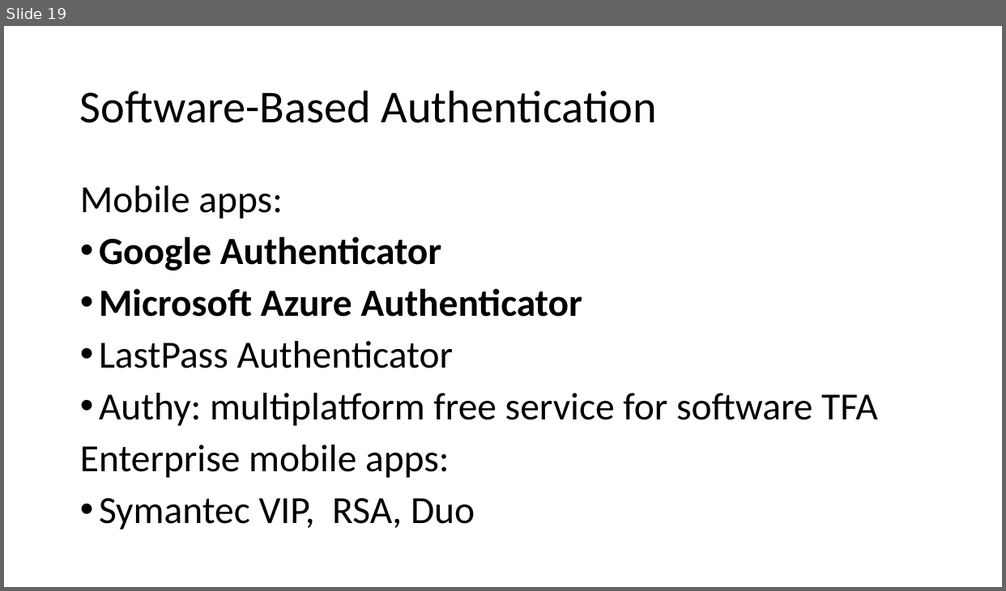
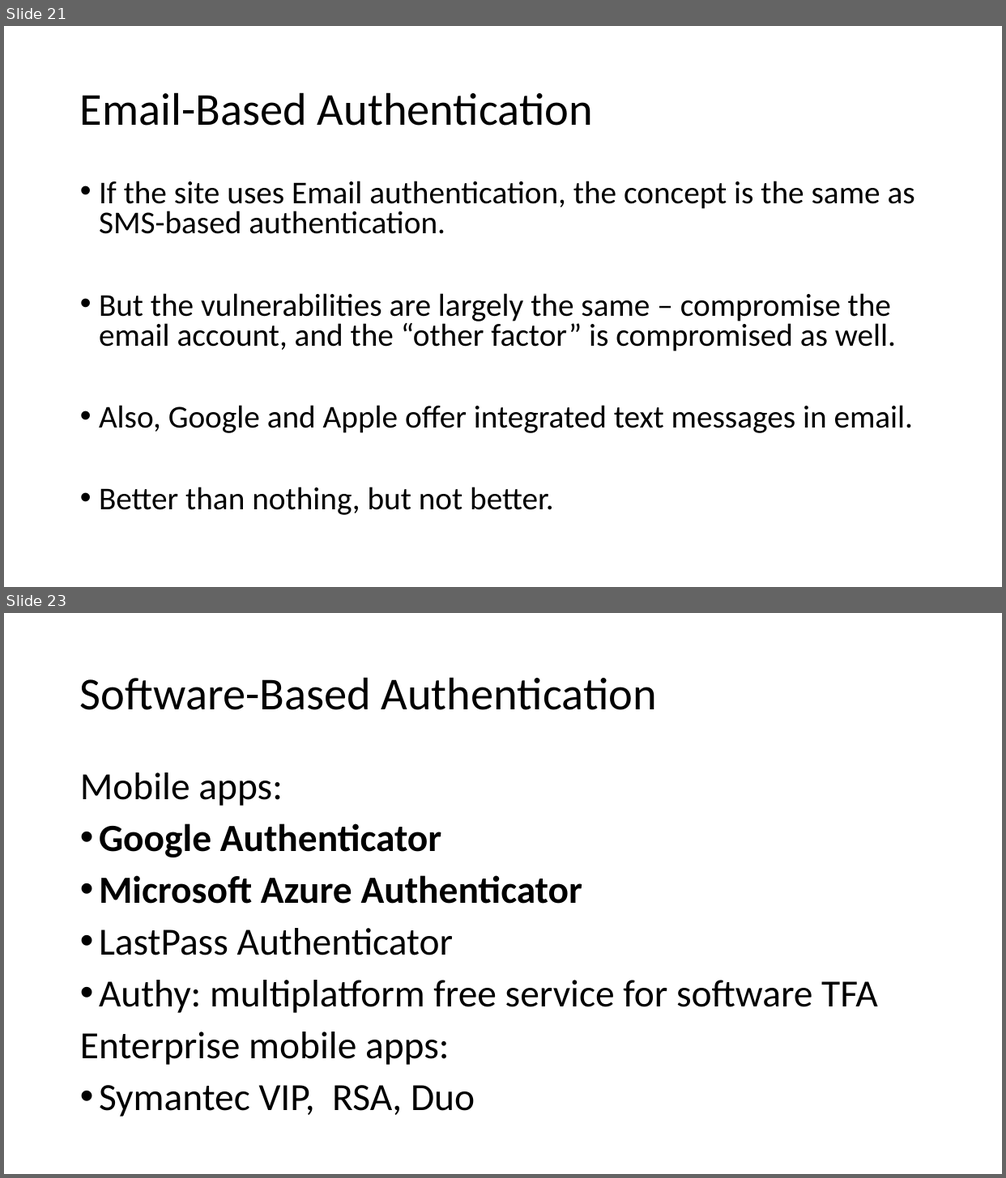
Before and after one commit to williamadba/Public-Presentations, a slide deck: Personal Practical Cybersecurity/Personal Practical Cybersecurity.pptx. Shown one above the other, each under a label of ours: slide 19 before the commit, slides 21 and 23 after it; the slides between them are not shown. The pictures are 1006x591 and 1006x1178 pixels, drawn with LibreOffice and Linux fonts; fonts in the diff are those of the drawing. Boxes give left, top, right and bottom in pixels: in the first picture for what was removed or moved away, otherwise in the second. Text is boxed around its words. In the diff, an @@ line names an element or a change of style, - is before the commit and + after.

```diff
--- a/Personal Practical Cybersecurity/Personal Practical Cybersecurity.pptx
+++ b/Personal Practical Cybersecurity/Personal Practical Cybersecurity.pptx
@@ slide 21 added at <box>4,26,1002,587</box>, background #FFFFFF @@
@@ title added at <box>80,92,593,126</box>, 44 pt, text #000000 @@
+Email-Based Authentication
@@ text added at <box>99,181,915,515</box>, 30.6 pt, text #000000 @@
+• If the site uses Email authentication, the concept is the same as SMS-based authentication.
+• But the vulnerabilities are largely the same – compromise the email account, and the “other factor” is compromised as well.
+• Also, Google and Apple offer integrated text messages in email.
+• Better than nothing, but not better.
@@ what was slide 19 is now slide 23 @@
```
Also in this commit, not shown: 16 slides changed, 3 other slides added.
